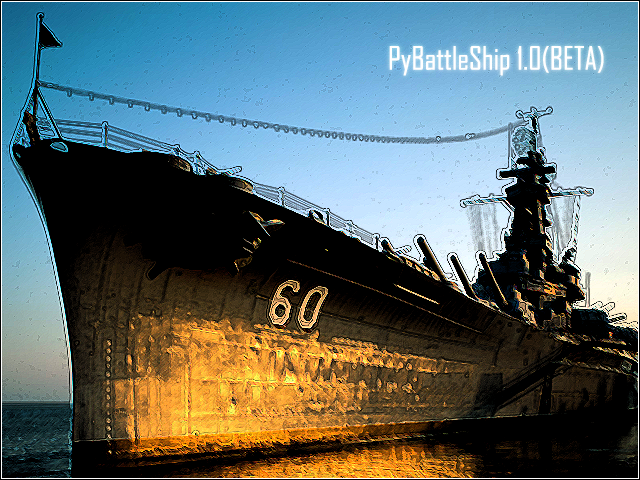
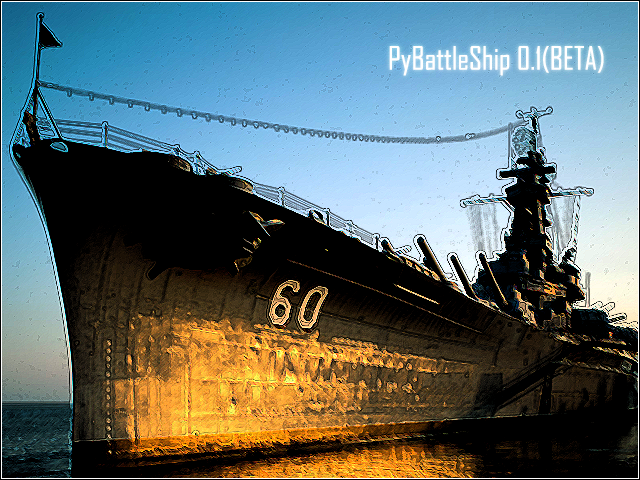
Two versions of the same layered image (640x480). Layer-by-layer changes:
renamed "PyBattleShip 1.0(BETA) copy" to "PyBattleShip 0.1(BETA) copy", painted on it over [516, 42, 541, 73]
renamed "PyBattleShip 1.0(BETA)" to "PyBattleShip 0.1(BETA)", painted on it over [516, 46, 541, 73]
